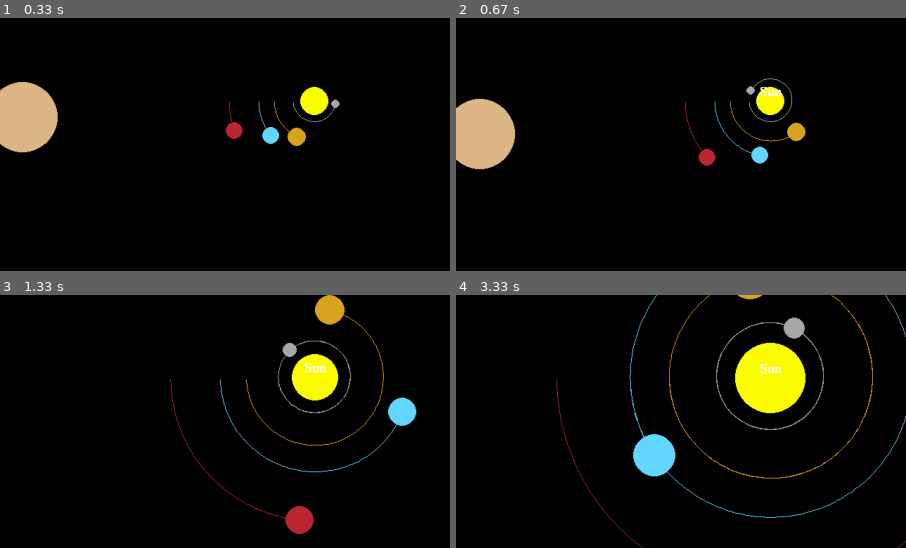
Above: before the commit, frames 1-4 (two rows, left to right).
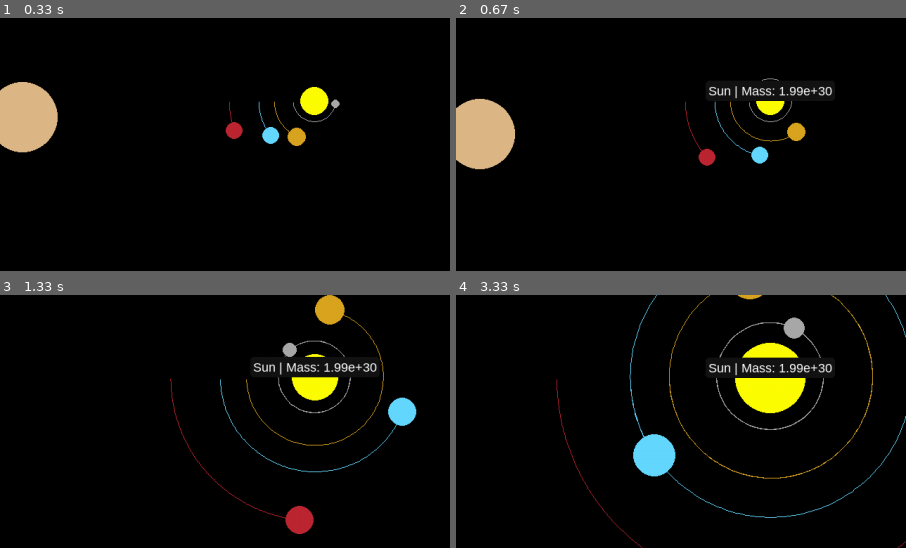
Above: after the commit, the same moments.

Repository: anant2025grad/planet-simulator-with-pygame
Game: pygame game, started from planetSim.py
Two runs of this game, one before a commit and one after it. Both use one fixed random seed, a clock stepped at 60 frames per second and the inputs below.
Inputs:
- Up to frame 1 (0.33 s): no input
- Up to frame 2 (0.67 s): click "Sun" at 0.38 s
- Up to frame 3 (1.33 s): hold Up 0.67-1.13 s; hold Down from 1.17 s (still down)
- Up to frame 4 (3.33 s): release Down at 1.47 s; hold Up 1.5-1.87 s; hold Down 1.9-2.27 s; hold Up 2.3-2.6 s; hold Down 2.63-2.93 s; hold Up from 2.97 s (still down)
The pictures show only the part of the screen within x 0-50%, y 34-84%; the shares and areas given below are measured in that part.

Frame 1 is identical in both runs. In frame 2, 0.9% of the frame differs, in the area x 56-84%, y 24-33%; in frame 3, 1.2%; in frame 4, 1.5%.

Commit message:
labels have black background for readability; labels include mass of object

Diff:
--- a/planetSim.py
+++ b/planetSim.py
@@ -122,7 +122,7 @@
 
     planets = [sun, mercury, venus, earth, mars, jupiter, saturn, uranus, neptune, pluto]
 
-    # ✅ Create buttons ONCE
+    # Create buttons ONCE
     buttons = []
     y = 80
     for planet in planets:
@@ -182,10 +182,22 @@
             if selected_planet:
                 screen_x = selected_planet.x * Body.SCALE + offset_x
                 screen_y = selected_planet.y * Body.SCALE + offset_y
-                label_font = pygame.font.SysFont("Times New Roman", 20)
-                label = label_font.render(selected_planet.name, True, (255, 255, 255))
+
+                label_font = pygame.font.SysFont("Arial", 18)
+                label = label_font.render(f"{selected_planet.name} | Mass: {selected_planet.mass:.2e}", True, (255, 255, 255))
+
                 label_x = screen_x - label.get_width() // 2
-                label_y = screen_y - 25  # above the planet
+                label_y = screen_y - 25
+
+                padding = 4
+                bg_rect = pygame.Rect(
+                    label_x - padding,
+                    label_y - padding,
+                    label.get_width() + padding * 2,
+                    label.get_height() + padding * 2
+                )
+
+                pygame.draw.rect(WIN, (20, 20, 20), bg_rect, border_radius=5)
                 WIN.blit(label, (label_x, label_y))
         # PANEL
         panel_surface = pygame.Surface((WIDTH - SIM_WIDTH, HEIGHT), pygame.SRCALPHA)
